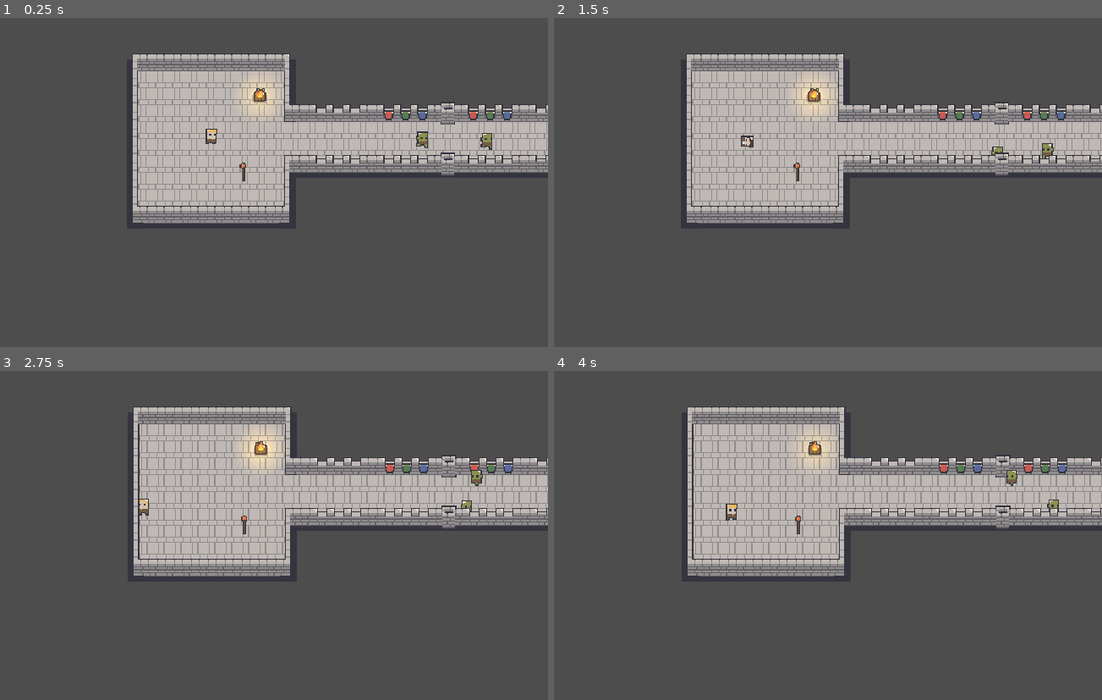
Above: before the commit, frames 1-4 (two rows, left to right).
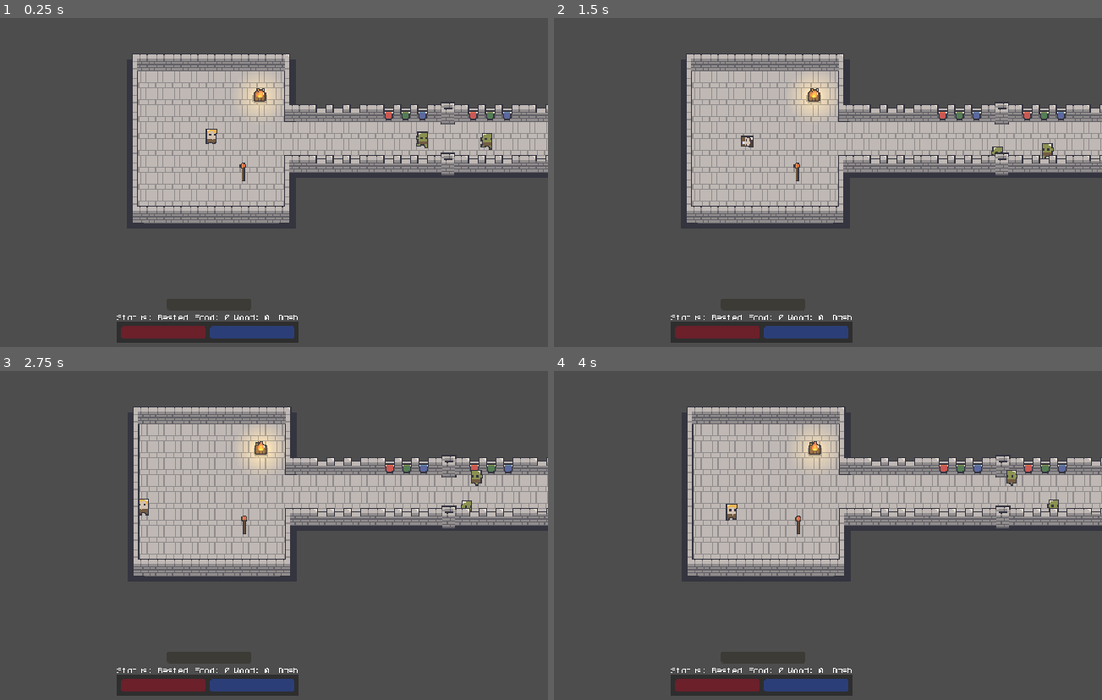
Above: after the commit, the same moments.

Repository: qmarsala/DeliciousDungeon
Game: Godot game, scene res://scenes/levels/dungeon.tscn
Two runs of this game, one before a commit and one after it. Both use one fixed random seed, a clock stepped at 60 frames per second and the inputs below. This scene is started directly instead of the project's main scene.
Inputs (mouse positions are in pixels of both pictures, inside the frame that each line leads up to):
- Up to frame 1 (0.25 s): no input
- Up to frame 2 (1.5 s): move the mouse to (910, 136) at 0.52 s; tap Q (basic_attack) at 0.6 s; tap Enter at 1.25 s; move the mouse to (630, 175) at 1.27 s; right-click (630, 175) at 1.35 s
- Up to frame 3 (2.75 s): move the mouse to (279, 426) at 2.02 s; tap W (heavy_attack) at 2.1 s
- Up to frame 4 (4 s): move the mouse to (729, 584) at 2.77 s; tap E (interact) at 2.85 s; move the mouse to (965, 568) at 3.52 s; press the mouse at (965, 568) at 3.53 s

The runs differ from the first frame. In frame 1, 2.3% of the frame differs, in the area x 21-55%, y 90-99%; in frame 2, 2.3%; in frame 3, 2.3%; in frame 4, 2.3%.
Error in both runs: Out of bounds get index '1' (on base: 'Dictionary') (res://assets/scripts/ui/player_ui.gd:19)

Commit message:
fix ui after scale changes

Diff:
--- a/src/scenes/levels/dungeon.tscn
+++ b/src/scenes/levels/dungeon.tscn
@@ -39,10 +39,10 @@
 transform = Transform2D(2, 0, 0, 2, 0, 0)
 
 [node name="PlayerUI" parent="CanvasLayer" node_paths=PackedStringArray("player") instance=ExtResource("11_exkqe")]
-offset_left = 269.0
-offset_top = 324.5
-offset_right = 269.0
-offset_bottom = 324.5
-scale = Vector2(0.405729, 0.367219)
+offset_left = -160.0
+offset_top = -177.5
+offset_right = -160.0
+offset_bottom = -177.5
+scale = Vector2(0.2, 0.2)
 player = NodePath("../../Player")
 metadata/_edit_use_anchors_ = true
--- a/src/scenes/ui/player_ui.tscn
+++ b/src/scenes/ui/player_ui.tscn
@@ -13,22 +13,28 @@
 
 [node name="PlayerUI" type="Control"]
 layout_mode = 3
-anchors_preset = 0
+anchors_preset = 7
+anchor_left = 0.5
+anchor_top = 1.0
+anchor_right = 0.5
+anchor_bottom = 1.0
+grow_horizontal = 2
+grow_vertical = 0
 script = ExtResource("1_bgem0")
 
 [node name="Panel" type="Panel" parent="."]
 layout_mode = 0
-offset_left = -179.0
+offset_left = -220.0
 offset_top = -75.0
-offset_right = 251.0
+offset_right = 210.0
 offset_bottom = -25.0
 
 [node name="HealthBar" type="ProgressBar" parent="."]
 modulate = Color(0.827964, 0.119937, 0.216825, 1)
 layout_mode = 0
-offset_left = -169.0
+offset_left = -210.0
 offset_top = -65.0
-offset_right = 31.0
+offset_right = -10.0
 offset_bottom = -35.0
 max_value = 10.0
 value = 5.0
@@ -37,9 +43,8 @@
 [node name="HungerBar" type="ProgressBar" parent="."]
 modulate = Color(0.224528, 0.402987, 0.931931, 1)
 layout_mode = 0
-offset_left = 41.0
 offset_top = -65.0
-offset_right = 241.0
+offset_right = 200.0
 offset_bottom = -35.0
 max_value = 10.0
 value = 5.0
@@ -48,44 +53,44 @@
 [node name="ChargedAttackBar" type="ProgressBar" parent="."]
 modulate = Color(0.909804, 0.666667, 0.0823529, 1)
 layout_mode = 0
-offset_left = -61.0
+offset_left = -102.0
 offset_top = -130.0
-offset_right = 139.0
+offset_right = 98.0
 offset_bottom = -103.0
 show_percentage = false
 
 [node name="FoodCountLabel" type="Label" parent="."]
 layout_mode = 0
-offset_left = 5.0
+offset_left = -36.0
 offset_top = -101.0
-offset_right = 89.0
+offset_right = 48.0
 offset_bottom = -75.0
 text = "Food: 0"
 label_settings = SubResource("LabelSettings_p08b3")
 
 [node name="WoodCountLabel" type="Label" parent="."]
 layout_mode = 0
-offset_left = 99.0
+offset_left = 58.0
 offset_top = -101.0
-offset_right = 183.0
+offset_right = 142.0
 offset_bottom = -75.0
 text = "Wood: 0"
 label_settings = SubResource("LabelSettings_p08b3")
 
 [node name="StatusLabel" type="Label" parent="."]
 layout_mode = 0
-offset_left = -178.0
+offset_left = -219.0
 offset_top = -101.0
-offset_right = -10.0
+offset_right = -51.0
 offset_bottom = -75.0
 text = "Status: Rested"
 label_settings = SubResource("LabelSettings_51dl0")
 
 [node name="DashIcon" type="Label" parent="."]
 layout_mode = 0
-offset_left = 203.0
+offset_left = 162.0
 offset_top = -101.0
-offset_right = 251.0
+offset_right = 210.0
 offset_bottom = -75.0
 text = "Dash"
 label_settings = SubResource("LabelSettings_k6bk4")
